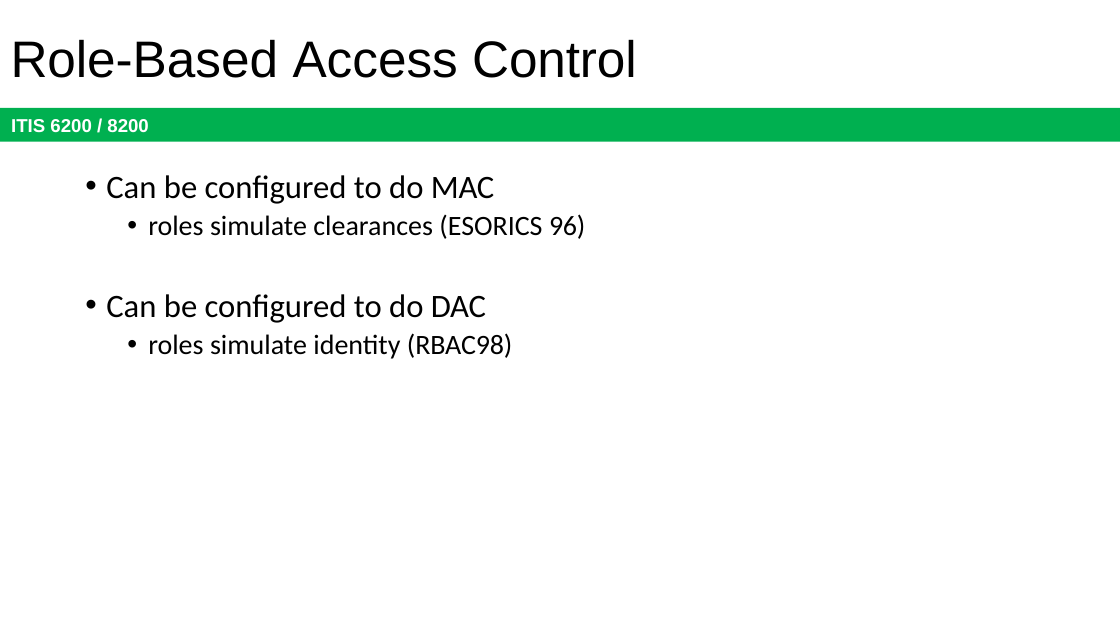
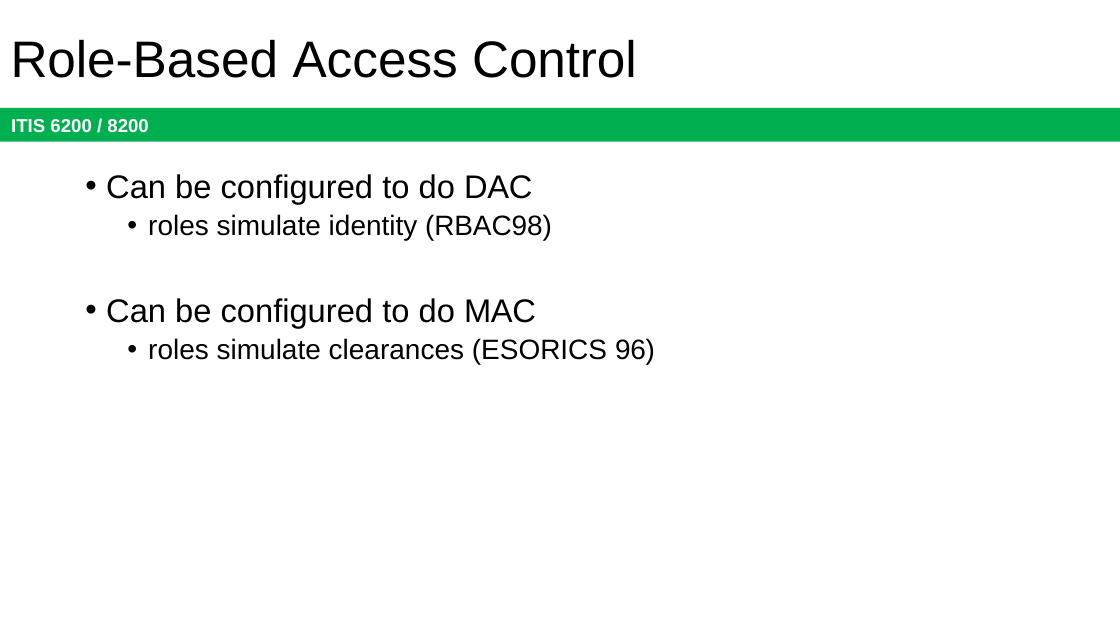
Before and after one commit to jx5c/github.io, a slide deck: slide 43 of teaching/ITIS6200/2023fa/lectures/lec09.pptx. Drawn at 1120x630 pixels with LibreOffice and Linux fonts; fonts in the diff are those of the drawing. Boxes give left, top, right and bottom in pixels: in the first picture for what was removed or moved away, otherwise in the second. Text is boxed around its words. In the diff, an @@ line names an element or a change of style, - is before the commit and + after.

```diff
--- a/teaching/ITIS6200/2023fa/lectures/lec09.pptx
+++ b/teaching/ITIS6200/2023fa/lectures/lec09.pptx
@@ text at bbox=[106, 174, 552, 241]: paragraphs added @@
+• Can be configured to do DAC
+  • roles simulate identity (RBAC98)
@@ text at bbox=[106, 294, 513, 359]: paragraphs removed @@
-• Can be configured to do DAC
-  • roles simulate identity (RBAC98)
@@ text at bbox=[106, 298, 655, 364]: font Calibri to Arial in "Can be configured to do MAC", "roles simulate clearances (ESORICS 96)" @@
```
Also in this commit, not shown: 15 other slides changed, 1 slide removed, 1 other file.
